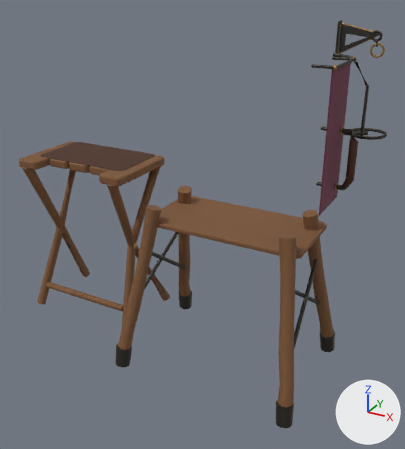
The FBX model unity/GloomhavenVR.Assets/Assets/Bundle/TownServices/Furniture/merchant.fbx: old version first, new version second.
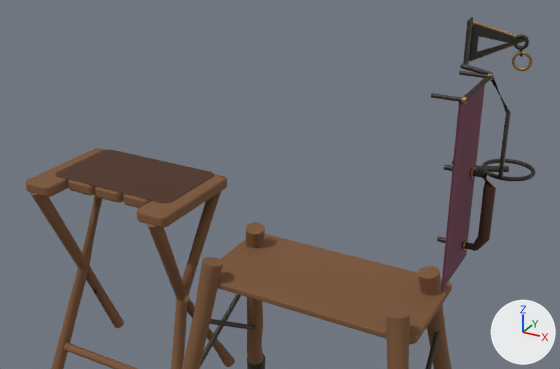
Each version appears first whole from a camera (50 mm lens) standing at (2.05, -2.59, 1.9) and looking at (0.78, -0.28, 0.74), and next in a close-up from a camera (50 mm lens) standing at (1.98, -2.46, 2.23) and looking at (0.71, -0.15, 1.07). The lights are fixed; the arrows at lower right show +X, +Y and +Z. The first two pictures are the older version. Vertices at exactly the same position are counted once.

Objects in the first close-up: 'ClothRunner_MerchantSide_AltarCloth', 'GroundSupport00_Cabinet folding trestle_DarkWood', 'GroundSupport02_Cabinet folding trestle.001_DarkWood', 'GroundSupport04_Cabinet folding trestle.002_DarkWood', 'GroundSupport06_Cabinet folding trestle.003_DarkWood', 'GroundSupport08_Ledger folding support_DarkWood', 'GroundSupport09_Ledger folding support.001_DarkWood', 'GroundSupport10_Ledger folding support.002_DarkWood', 'GroundSupport11_Ledger folding support.003_DarkWood', 'merchant_Brass', 'merchant_DarkWood', 'merchant_ForgedIron', 'merchant_Leather' and 1 more.
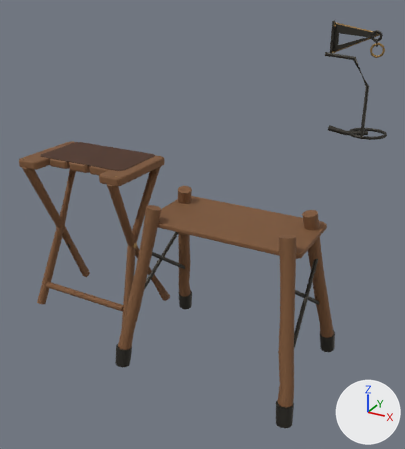
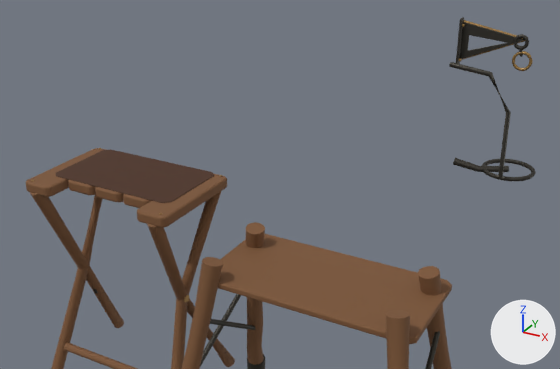
Location of each change, (x1, y1, x2, y2) in pixels of the close-ups (560 x 369 px; the box of a moved part takes in the faces that stretch with it):
'merchant_Leather', reshaped (64% narrower, 46% shorter)
    before: (56, 149, 496, 250)
    after: (56, 149, 214, 203)
'ClothRunner_MerchantSide_AltarCloth', deleted
    before: (441, 77, 486, 291)
'merchant_Brass', reshaped
    before: (31, 21, 533, 302)
    after: (31, 20, 533, 302)
part 1 of me_trestle_diagonal_iron_stay, deleted
    before: (437, 236, 476, 251)
part 2 of me_trestle_diagonal_iron_stay, deleted
    before: (444, 165, 486, 178)
part 3 of me_trestle_diagonal_iron_stay, deleted
    before: (465, 75, 493, 102)
part 4 of me_trestle_diagonal_iron_stay, deleted
    before: (431, 93, 462, 102)
part 5 of me_trestle_diagonal_iron_stay, deleted
    before: (459, 71, 488, 78)
part 6 of me_trestle_diagonal_iron_stay, moved or reshaped
    before: (465, 24, 523, 61)
    after: (458, 21, 523, 59)
part 7 of me_trestle_diagonal_iron_stay, moved or reshaped (not visible before)
    after: (453, 159, 479, 171)
part 8 of me_merchant_side_leather_grip, deleted (brown)
    before: (473, 173, 496, 250)
part 9 of me_lantern_worn_web_edge, moved or reshaped
    before: (470, 21, 525, 61)
    after: (461, 20, 525, 60)

Diff of the bpy script that builds the scene:
```diff
--- a/unity/GloomhavenVR.Assets/Assets/Bundle/TownServices/Furniture/merchant.fbx.py
+++ b/unity/GloomhavenVR.Assets/Assets/Bundle/TownServices/Furniture/merchant.fbx.py
@@ me_merchant_side_leather_grip @@
 # used by ob_merchant_leather; location = (0.0, 0.0, 0.0)
-me_merchant_side_leather_grip.from_pydata(...)  # 247 vertices, 236 faces; spans x -0.3..1.52, y -0.3..0.05, z 0.95..1.32
+me_merchant_side_leather_grip.from_pydata(...)  # 191 vertices, 192 faces; spans x -0.3..0.3, y -0.3..0.05, z 0.95..0.96
+# me_merchant_side_leather_grip part 8: the loose piece of 56 vertices spanning x 1.47..1.52, y -0.29..-0.25, z 1.05..1.32 is deleted
 me_merchant_side_leather_grip.materials.append(mat_leather)
@@ me_lantern_worn_web_edge @@
 # used by ob_merchant_brass; location = (0.0, 0.0, 0.0)
-me_lantern_worn_web_edge.from_pydata(...)  # 928 vertices, 824 faces; spans x -0.33..1.54, y -0.47..0.04, z 0.46..1.72
+me_lantern_worn_web_edge.from_pydata(...)  # 496 vertices, 412 faces; spans x -0.33..1.54, y -0.39..0.04, z 0.46..1.72
+# me_lantern_worn_web_edge part 9: 18 vertices moved from x 1.35, y -0.08..-0.07, z 1.6..1.72 to x 1.31..1.32, y -0.08..-0.07, z 1.6..1.72
+# other edits to the shape of me_lantern_worn_web_edge do not show in these pictures
 me_lantern_worn_web_edge.materials.append(mat_brass)
@@ me_trestle_diagonal_iron_stay @@
 # used by ob_merchant_forgediron; location = (0.0, 0.0, 0.0)
-me_trestle_diagonal_iron_stay.from_pydata(...)  # 1142 vertices, 1030 faces; spans x -0.29..1.6, y -0.58..0.0, z 0.3..1.73
+me_trestle_diagonal_iron_stay.from_pydata(...)  # 1034 vertices, 966 faces; spans x -0.29..1.6, y -0.58..0.0, z 0.3..1.73
+# me_trestle_diagonal_iron_stay part 1: the loose piece of 24 vertices spanning x 1.36..1.48, y -0.28..-0.26, z 1.05..1.07 is deleted
+# me_trestle_diagonal_iron_stay part 2: the loose piece of 24 vertices spanning x 1.36..1.48, y -0.28..-0.26, z 1.3..1.32 is deleted
+# me_trestle_diagonal_iron_stay part 3: the loose piece of 20 vertices spanning x 1.44..1.46, y -0.47..-0.2, z 1.59..1.6 is deleted
+# me_trestle_diagonal_iron_stay part 4: the loose piece of 20 vertices spanning x 1.36..1.45, y -0.47..-0.46, z 1.59..1.6 is deleted
+# me_trestle_diagonal_iron_stay part 5: the loose piece of 20 vertices spanning x 1.36..1.45, y -0.21..-0.2, z 1.59..1.6 is deleted
+# me_trestle_diagonal_iron_stay part 6: 193 vertices moved from x 1.34..1.37, y -0.16..-0.05, z 1.58..1.73 to x 1.31..1.34, y -0.16..-0.08, z 1.58..1.73; 13 vertices removed from x 1.37..1.46, y -0.08, z 1.63..1.68; 13 vertices added at x 1.34..1.47, y -0.08, z 1.63..1.68
+# me_trestle_diagonal_iron_stay part 7: 1 vertex removed from x 1.34, y -0.15, z 1.28; 1 vertex added at x 1.35, y -0.15, z 1.28
 me_trestle_diagonal_iron_stay.materials.append(mat_forgediron)
@@ ob_clothrunner_merchantside_altarcloth @@
-ob_clothrunner_merchantside_altarcloth = bpy.data.objects.new('ClothRunner_MerchantSide_AltarCloth', me_clothrunner_merchantside_altarcloth)
-ob_clothrunner_merchantside_altarcloth.location = (0.0, 0.0, 0.0)
```
